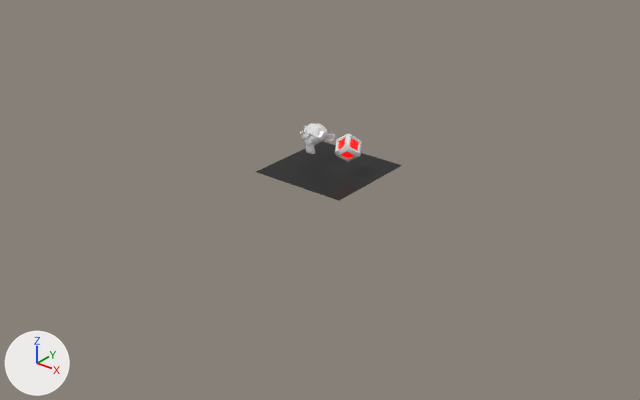
One commit to the glTF model assets/models/World.glb: the scene before it, then after it.
Camera for both pictures: a 50 mm camera at (33.9, -43.4, 24.2) aimed at (0.7, -1.8, -1.6). The lights are fixed; the arrows at lower left show +X, +Y and +Z. Where no turn or scale is listed for an object, it has been applied to the vertices.
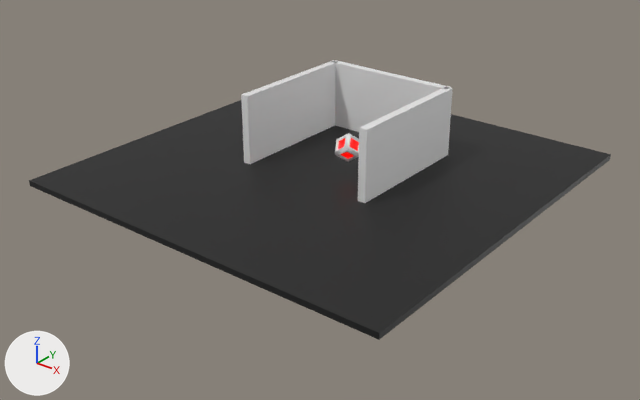
Boxes (x1, y1, x2, y2) around the edits, measured in the pictures (640 x 400 px):
'Plane', moved, rescaled: before (256, 142, 402, 201); after (29, 100, 611, 340)
'Wall3', added: after (358, 87, 453, 203)
'Wall', added: after (241, 61, 337, 164)
'Wall2', added: after (333, 60, 451, 132)
'Suzanne', deleted: before (300, 123, 335, 154)

The change in detail:
Mesh me_cube_003 is new.
It is a box spanning x -0.28..0.28, y -4.92..4.92, z -2.44..2.44.
Mesh me_cube_002 is new.
It is a box spanning x -4.92..4.92, y -0.28..0.28, z -2.44..2.44.
Object 'Suzanne' (ob_suzanne) is deleted.
Object 'Plane' (ob_plane) moves from (0.0, 0.0, -0.09) to (0.0, 0.0, -0.37).
Object 'Plane' (ob_plane) is rescaled from (3.54, 3.54, 3.54) to (14.0, 14.0, 14.0).
Object 'Wall3' (ob_wall3) is new; it shows me_cube_003.
Its location is (4.88, 1.9, 2.45).
Object 'Wall2' (ob_wall2) is new; it shows me_cube_002.
Its location is (0.0, 6.7, 2.45).
Object 'Wall' (ob_wall) is new; it shows a copy of me_cube_003.
Its location is (-4.78, 1.9, 2.45).
